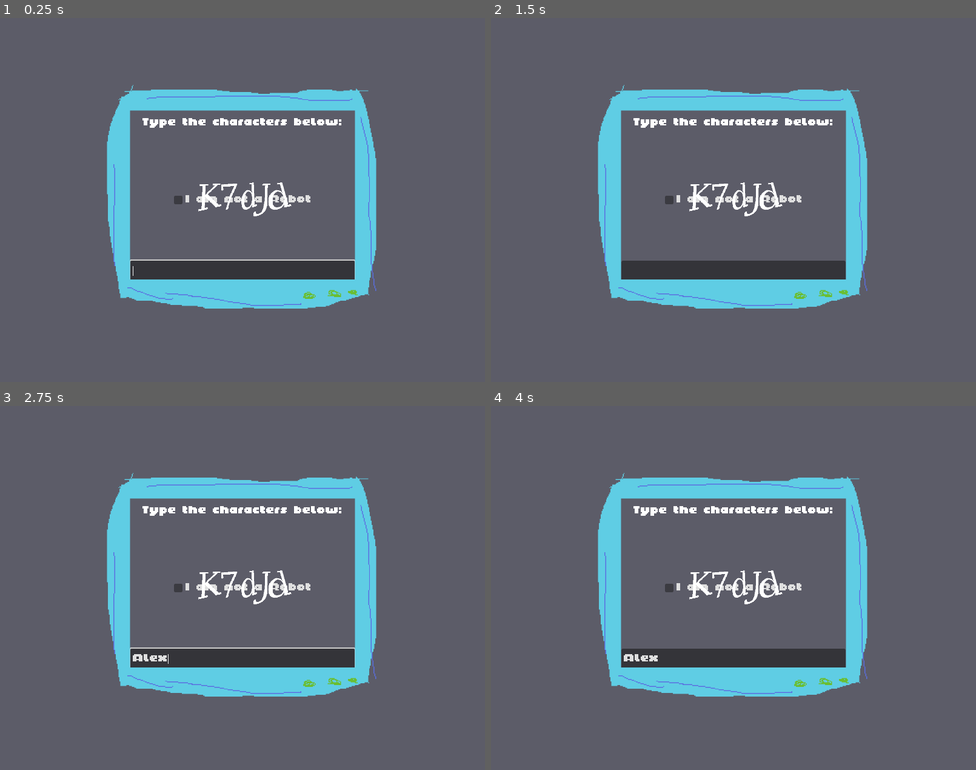
Above: before the commit, frames 1-4 (two rows, left to right).
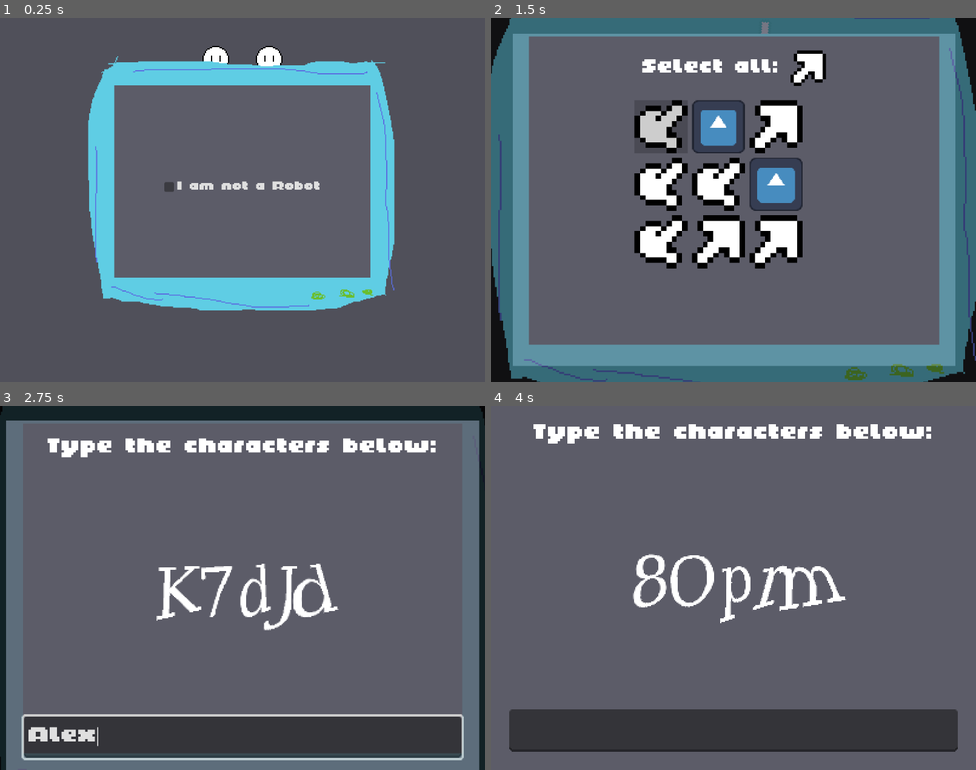
Above: after the commit, the same moments.

Repository: my-koala/UHackathon2025
Game: Godot game, scene res://assets/main.tscn
Two runs of this game, one before a commit and one after it. Both use one fixed random seed, a clock stepped at 60 frames per second and the inputs below. The engine's default icon, where the game draws it, is replaced by a stand-in: a white triangle on a blue panel in a dark square.
Inputs (mouse positions are in pixels of both pictures, inside the frame that each line leads up to):
- Up to frame 1 (0.25 s): no input
- Up to frame 2 (1.5 s): click "I am not a Robot" at 0.5 s; click (689, 145) at 1.27 s
- Up to frame 3 (2.75 s): click (242, 660) at 2.02 s; type "Alex" at 2.1 s
- Up to frame 4 (4 s): click (733, 588) at 2.75 s, where only the run before the commit has a clickable "I am not a Robot"; click (733, 588) at 3.5 s, where only the run before the commit has a clickable "I am not a Robot"

The runs differ from the first frame. In frame 1, 19% of the frame differs, in the area x 18-82%, y 7-81%; in frame 2, 53%, in the area x 0-100%, y 0-100%; in frame 3, 35%; in frame 4, 28%.
Error before the commit: Parse Error: Too few arguments for "start()" call. Expected at least 2 but received 1. (res://scripts/main.gd:123)

Commit message:
Implemented difficulty scaling + microgames

Diff:
--- a/assets/life/life_instance.tscn
+++ b/assets/life/life_instance.tscn
@@ -3,6 +3,69 @@
 [ext_resource type="Script" uid="uid://djv5g2cs8qoce" path="res://scripts/life_instance.gd" id="1_3anix"]
 [ext_resource type="Texture2D" uid="uid://dgxjcix2j3xuq" path="res://assets/ui_shapes/lives/life.png" id="1_83re0"]
 [ext_resource type="Texture2D" uid="uid://b0g7fwtcrya5i" path="res://assets/ui_shapes/lives/death.png" id="2_xmi5u"]
+
+[sub_resource type="Animation" id="Animation_lcnek"]
+length = 0.001
+tracks/0/type = "value"
+tracks/0/imported = false
+tracks/0/enabled = true
+tracks/0/path = NodePath("dead:visible")
+tracks/0/interp = 1
+tracks/0/loop_wrap = true
+tracks/0/keys = {
+"times": PackedFloat32Array(0),
+"transitions": PackedFloat32Array(1),
+"update": 1,
+"values": [false]
+}
+tracks/1/type = "value"
+tracks/1/imported = false
+tracks/1/enabled = true
+tracks/1/path = NodePath("dead:modulate")
+tracks/1/interp = 1
+tracks/1/loop_wrap = true
+tracks/1/keys = {
+"times": PackedFloat32Array(0),
+"transitions": PackedFloat32Array(1),
+"update": 0,
+"values": [Color(1, 1, 1, 1)]
+}
+tracks/2/type = "value"
+tracks/2/imported = false
+tracks/2/enabled = true
+tracks/2/path = NodePath("dead:scale")
+tracks/2/interp = 1
+tracks/2/loop_wrap = true
+tracks/2/keys = {
+"times": PackedFloat32Array(0),
+"transitions": PackedFloat32Array(1),
+"update": 0,
+"values": [Vector2(1, 1)]
+}
+tracks/3/type = "value"
+tracks/3/imported = false
+tracks/3/enabled = true
+tracks/3/path = NodePath("dead:rotation")
+tracks/3/interp = 1
+tracks/3/loop_wrap = true
+tracks/3/keys = {
+"times": PackedFloat32Array(0),
+"transitions": PackedFloat32Array(1),
+"update": 0,
+"values": [0.0]
+}
+tracks/4/type = "value"
+tracks/4/imported = false
+tracks/4/enabled = true
+tracks/4/path = NodePath("dead:position")
+tracks/4/interp = 1
+tracks/4/loop_wrap = true
+tracks/4/keys = {
+"times": PackedFloat32Array(0),
+"transitions": PackedFloat32Array(1),
+"update": 0,
+"values": [Vector2(0, 0)]
+}
 
 [sub_resource type="Animation" id="Animation_3anix"]
 resource_name = "dead_start"
@@ -67,69 +130,6 @@
 "transitions": PackedFloat32Array(1, 1, 1, 1),
 "update": 0,
 "values": [Vector2(5.315, -5.26), Vector2(0, 0), Vector2(0, 0), Vector2(0, 0)]
-}
-
-[sub_resource type="Animation" id="Animation_lcnek"]
-length = 0.001
-tracks/0/type = "value"
-tracks/0/imported = false
-tracks/0/enabled = true
-tracks/0/path = NodePath("dead:visible")
-tracks/0/interp = 1
-tracks/0/loop_wrap = true
-tracks/0/keys = {
-"times": PackedFloat32Array(0),
-"transitions": PackedFloat32Array(1),
-"update": 1,
-"values": [false]
-}
-tracks/1/type = "value"
-tracks/1/imported = false
-tracks/1/enabled = true
-tracks/1/path = NodePath("dead:modulate")
-tracks/1/interp = 1
-tracks/1/loop_wrap = true
-tracks/1/keys = {
-"times": PackedFloat32Array(0),
-"transitions": PackedFloat32Array(1),
-"update": 0,
-"values": [Color(1, 1, 1, 1)]
-}
-tracks/2/type = "value"
-tracks/2/imported = false
-tracks/2/enabled = true
-tracks/2/path = NodePath("dead:scale")
-tracks/2/interp = 1
-tracks/2/loop_wrap = true
-tracks/2/keys = {
-"times": PackedFloat32Array(0),
-"transitions": PackedFloat32Array(1),
-"update": 0,
-"values": [Vector2(1, 1)]
-}
-tracks/3/type = "value"
-tracks/3/imported = false
-tracks/3/enabled = true
-tracks/3/path = NodePath("dead:rotation")
-tracks/3/interp = 1
-tracks/3/loop_wrap = true
-tracks/3/keys = {
-"times": PackedFloat32Array(0),
-"transitions": PackedFloat32Array(1),
-"update": 0,
-"values": [0.0]
-}
-tracks/4/type = "value"
-tracks/4/imported = false
-tracks/4/enabled = true
-tracks/4/path = NodePath("dead:position")
-tracks/4/interp = 1
-tracks/4/loop_wrap = true
-tracks/4/keys = {
-"times": PackedFloat32Array(0),
-"transitions": PackedFloat32Array(1),
-"update": 0,
-"values": [Vector2(0, 0)]
 }
 
 [sub_resource type="Animation" id="Animation_ndkna"]
--- a/assets/main.tscn
+++ b/assets/main.tscn
@@ -6,6 +6,7 @@
 [ext_resource type="Texture2D" uid="uid://bwly1nwkb1tnf" path="res://assets/monitor_frame.png" id="2_836ik"]
 [ext_resource type="PackedScene" uid="uid://3iodv31k20n7" path="res://assets/microgame/checkbox/checkbox.tscn" id="3_ujfqy"]
 [ext_resource type="PackedScene" uid="uid://vmtxgpx5i7lx" path="res://assets/microgame/password/password.tscn" id="4_qdlv5"]
+[ext_resource type="PackedScene" uid="uid://fmot7xfs8qm8" path="res://assets/microgame/select_image/select_image.tscn" id="6_qdlv5"]
 
 [sub_resource type="Curve" id="Curve_836ik"]
 _limits = [1.0, 4.0, 0.0, 32.0]
@@ -13,6 +14,9 @@
 point_count = 2
 
 [sub_resource type="Curve" id="Curve_ujfqy"]
+_limits = [0.0, 1.0, 0.0, 32.0]
+_data = [Vector2(0, 0), 0.0, 0.0, 0, 0, Vector2(32, 1), 0.0, 0.0, 0, 0]
+point_count = 2
 
 [sub_resource type="CanvasItemMaterial" id="CanvasItemMaterial_836ik"]
 blend_mode = 4
@@ -311,7 +315,7 @@
 
 [node name="main" type="Node" node_paths=PackedStringArray("micro_games")]
 script = ExtResource("1_2d37k")
-micro_games = [NodePath("monitor/sub_viewport_container/sub_viewport/checkbox"), NodePath("monitor/sub_viewport_container/sub_viewport/password")]
+micro_games = [NodePath("monitor/sub_viewport_container/sub_viewport/checkbox"), NodePath("monitor/sub_viewport_container/sub_viewport/password"), NodePath("monitor/sub_viewport_container/sub_viewport/select_image")]
 lives = 2
 micro_game_time_scale_curve = SubResource("Curve_836ik")
 micro_game_difficulty_scale_curve = SubResource("Curve_ujfqy")
@@ -379,6 +383,8 @@
 
 [node name="password" parent="monitor/sub_viewport_container/sub_viewport" instance=ExtResource("4_qdlv5")]
 
+[node name="select_image" parent="monitor/sub_viewport_container/sub_viewport" instance=ExtResource("6_qdlv5")]
+
 [node name="sprite_2d" type="Sprite2D" parent="monitor/sub_viewport_container/sub_viewport"]
 visible = false
 position = Vector2(190, 121)
--- a/scripts/main.gd
+++ b/scripts/main.gd
@@ -119,5 +119,6 @@
 
 	_animation_player.play(&"microgame_enter")
 	await _animation_player.animation_finished
-
-	_micro_game_current.start(micro_game_time_scale_curve.sample(float(_micro_game_iteration)))
+	var time_scale: float = micro_game_time_scale_curve.sample(float(_micro_game_iteration))
+	var difficulty_scale: float = micro_game_difficulty_scale_curve.sample(float(_micro_game_iteration))
+	_micro_game_current.start(time_scale, difficulty_scale)
Not shown: 1 places in assets/main.tscn that only renumber resources
